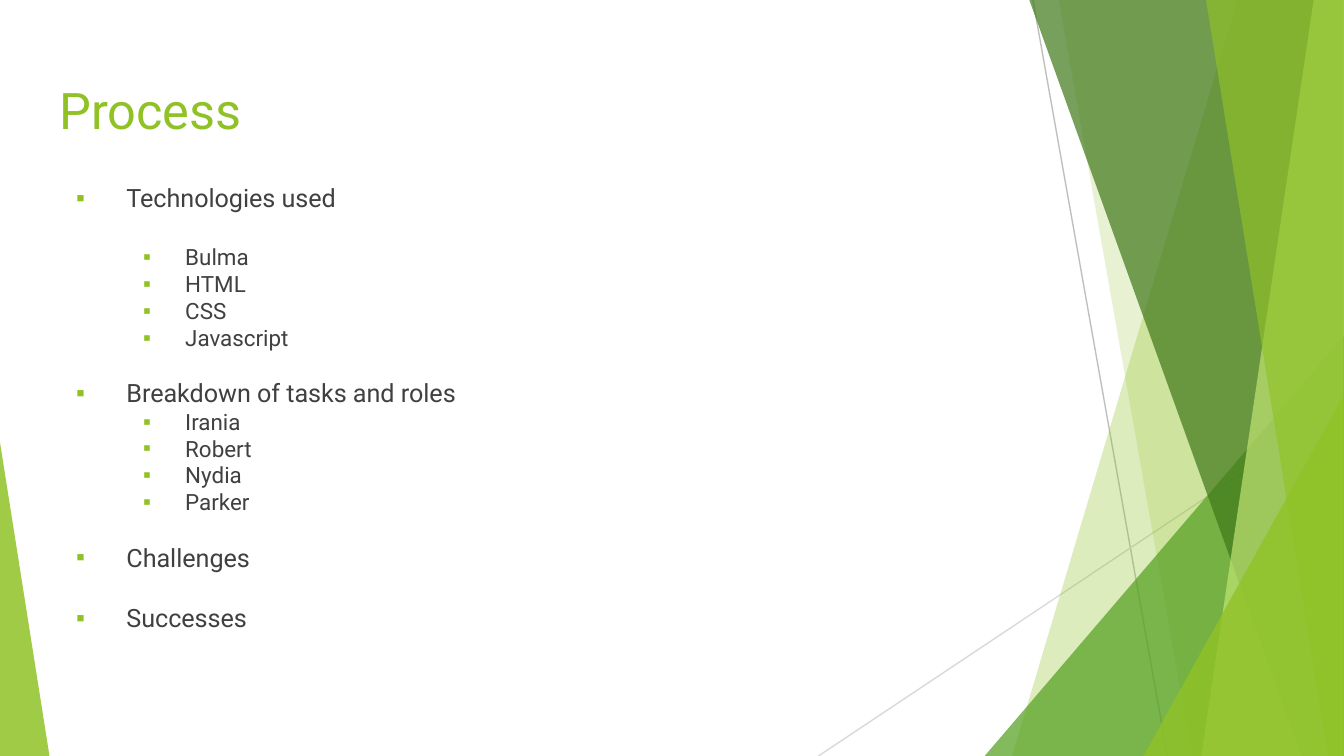
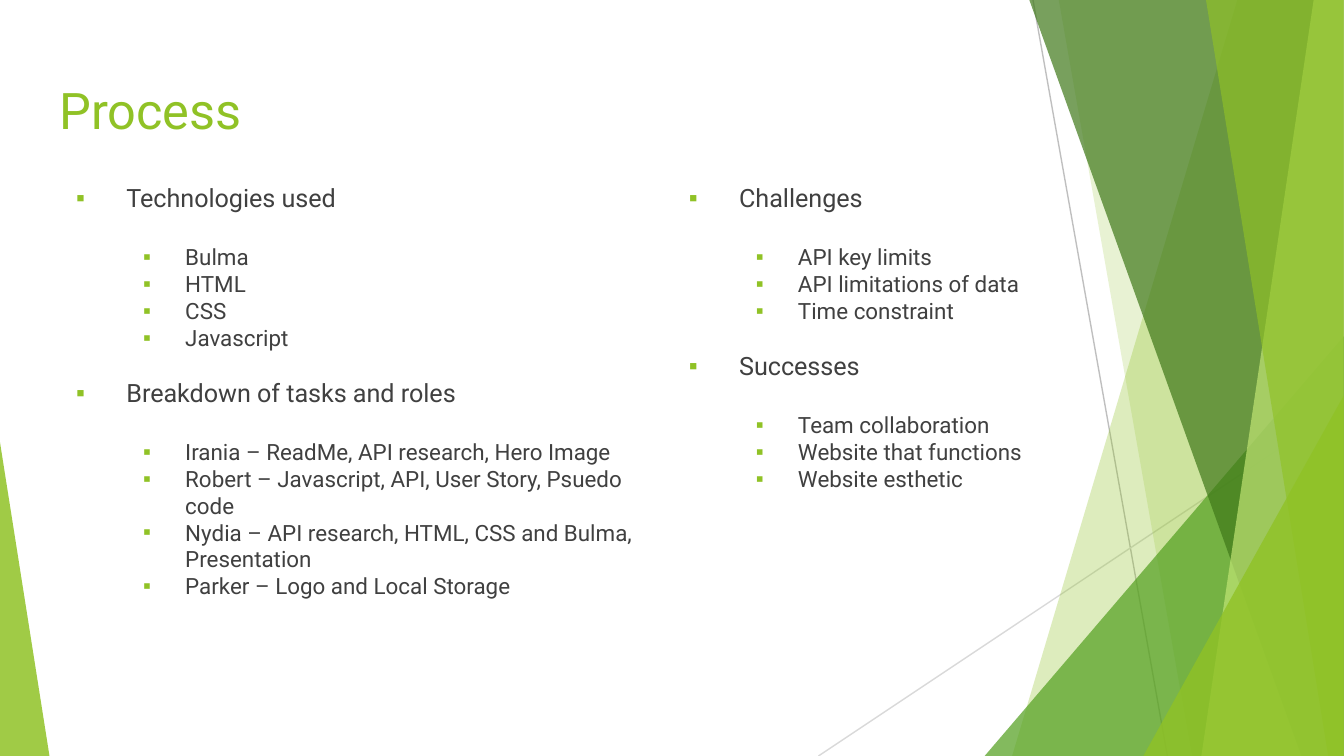
Before and after one commit to NydiaGal/Frugal-Dish-Wizard, a slide deck: slide 4 of Presentation.pptx. Drawn at 1344x756 pixels with LibreOffice and Linux fonts; fonts in the diff are those of the drawing. Boxes give left, top, right and bottom in pixels: in the first picture for what was removed or moved away, otherwise in the second. Text is boxed around its words. In the diff, an @@ line names an element or a change of style, - is before the commit and + after.

```diff
--- a/Presentation.pptx
+++ b/Presentation.pptx
@@ text "Technologies used" at (126,188,1022,599): columns 1 to 2 @@
@@ text at (798,248,1019,319): paragraphs added @@
+  ▪ API key limits
+  ▪ API limitations of data
+  ▪ Time constraint
@@ text at (798,416,1022,487): paragraphs added @@
+  ▪ Team collaboration
+  ▪ Website that functions
+  ▪ Website esthetic
@@ text at (185,443,632,599): text changed @@
-  ▪ Irania
-  ▪ Robert
-  ▪ Nydia
-  ▪ Parker
+  ▪ Irania – ReadMe, API research, Hero Image
+  ▪ Robert – Javascript, API, User Story, Psuedo code
+  ▪ Nydia – API research, HTML, CSS and Bulma, Presentation
+  ▪ Parker – Logo and Local Storage
```
Also in this commit, not shown: 3 other slides changed.
